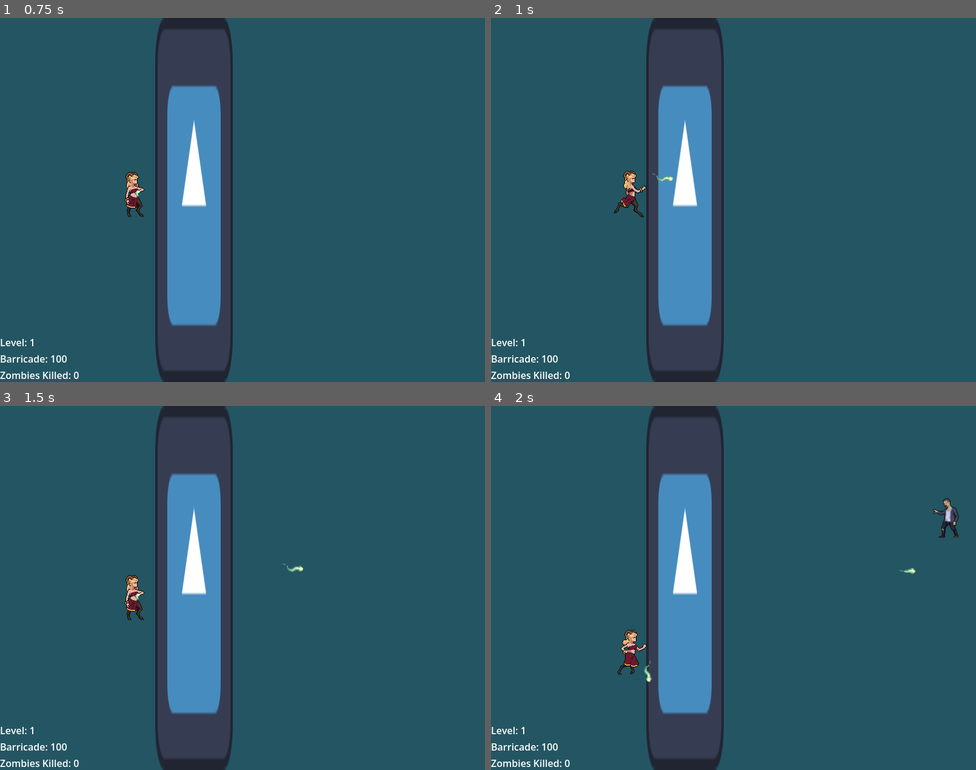
Above: before the commit, frames 1-4 (two rows, left to right).
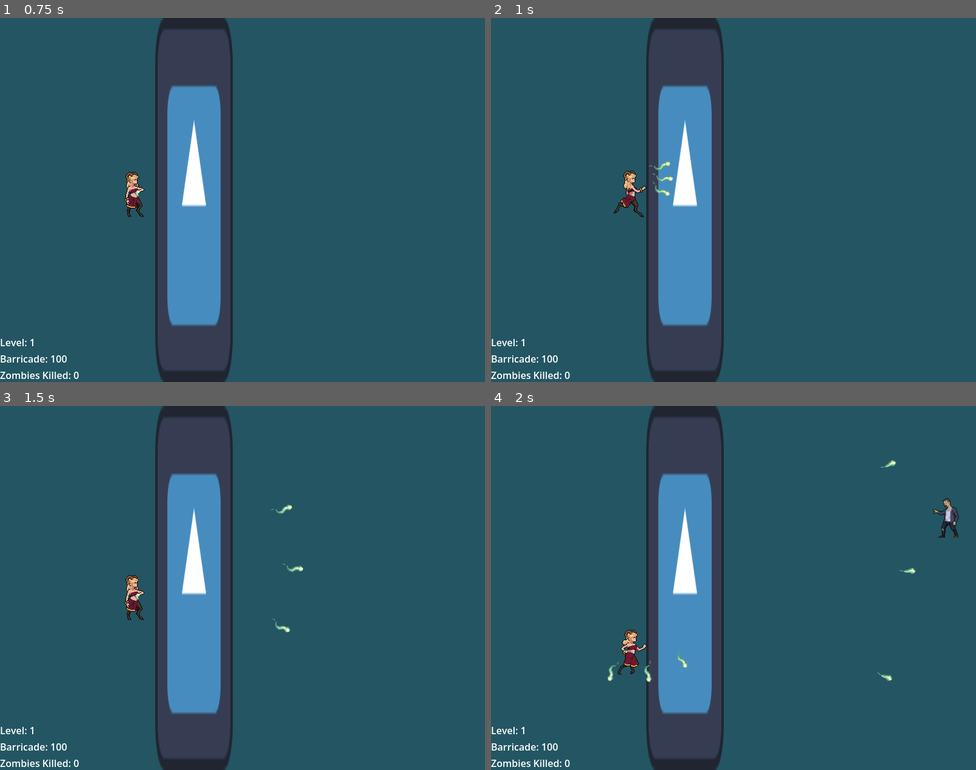
Above: after the commit, the same moments.

Repository: arko-poet/godot-games
Game: Godot game, scene res://main.tscn
Same seed, same stepped clock (60 frames per second), same inputs: the game is played once before the commit and once after it. The engine's default icon, where the game draws it, is replaced by a stand-in: a white triangle on a blue panel in a dark square.
Inputs (mouse positions are in pixels of both pictures, inside the frame that each line leads up to):
- Up to frame 1 (0.75 s): move the mouse to (349, 181) at 0.52 s; hold D (move_right) from 0.53 s (still down); click (349, 181) at 0.6 s
- Up to frame 2 (1 s): keep holding D (move_right)
- Up to frame 3 (1.5 s): move the mouse to (145, 606) at 1.27 s; release D (move_right) at 1.28 s; hold S (move_down) from 1.28 s (still down); click (145, 606) at 1.35 s
- Up to frame 4 (2 s): keep holding S (move_down)

Frame 1 is identical in both runs. In frame 2, less than 0.1% of the frame differs, in the area x 32-37%, y 39-49%; in frame 3, less than 0.1%; in frame 4, 0.1%, in the area x 24-84%, y 14-76%.

Commit message:
feat: support arbitrary number of projectiles

Diff:
--- a/last_stand/global.gd
+++ b/last_stand/global.gd
@@ -8,3 +8,4 @@
 var zombies_killed := 0
 var health := 100
 var resources := LEVEL_RESOURCES
+var number_of_projectiles := 3
--- a/last_stand/player.gd
+++ b/last_stand/player.gd
@@ -3,6 +3,7 @@
 
 const PLAYER_SPEED := 300
 const PROJECTILE_SCENE := preload("res://projectile.tscn")
+const PROJECTILE_CONE_ANGLE := PI / 4
 
 var is_attacking := false
 var projectile_direction : Vector2
@@ -39,10 +40,36 @@
 		position = position.clamp(Vector2.ZERO + $Collision.shape.size * 0.5, get_viewport_rect().size - $Sprite.sprite_frames.get_frame_texture("walk", 0).get_size() * 0.5)
 
 
+## support piercing of projectiles
 func _on_sprite_animation_finished() -> void:
-	var projectile := PROJECTILE_SCENE.instantiate()
-	projectile.position = Vector2(position)
-	projectile.direction = projectile_direction
-	projectile.rotation = projectile_direction.angle()
-	get_parent().add_child(projectile)
-	is_attacking = false
+	for angle in _get_projectile_angles():
+		var projectile := PROJECTILE_SCENE.instantiate()
+		projectile.position = Vector2(position)
+		projectile.direction = projectile_direction.rotated(angle)
+		projectile.rotation = projectile_direction.angle() + angle
+		get_parent().add_child(projectile)
+		is_attacking = false
+
+
+func _get_projectile_angles():
+	var angles : Array[float] = []
+	if Global.number_of_projectiles == 1:
+		angles.append(0.0)
+		return angles
+
+	# cone is divided into sections, projectiles emerge from bundries of these
+	var sections : int
+	var angle_step : float
+	if Global.number_of_projectiles % 2 == 0:
+		# for even case no projectiles on boundries of cone for lesser spread
+		sections = Global.number_of_projectiles + 1
+		angle_step = PROJECTILE_CONE_ANGLE / sections
+		for i in range(1, sections):
+			angles.append(-PROJECTILE_CONE_ANGLE * 0.5 + angle_step * i)
+	else:
+		angles.append(-PROJECTILE_CONE_ANGLE * 0.5)
+		sections = Global.number_of_projectiles - 1
+		angle_step = PROJECTILE_CONE_ANGLE / sections
+		for i in range(1, sections + 1):
+			angles.append(angles[0] + angle_step * i)
+	return angles
